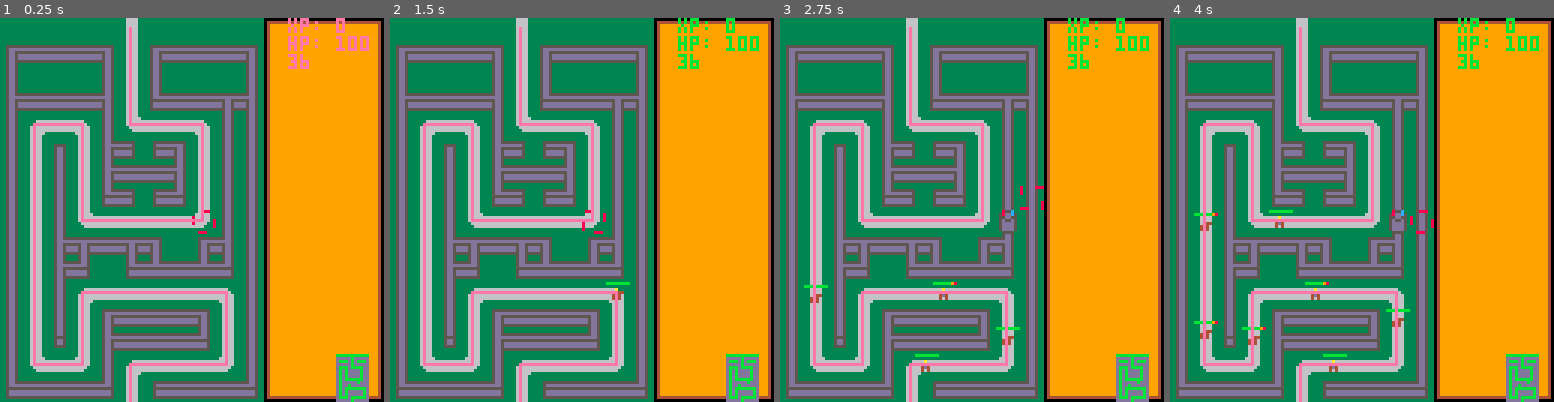
Above: before the commit, frames 1-4 (left to right).
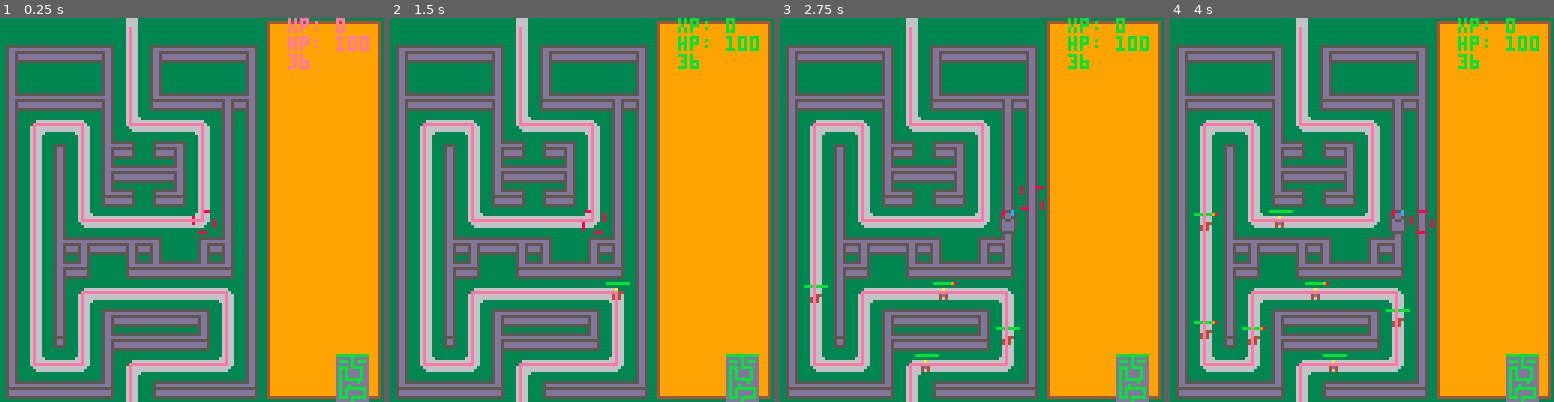
Above: after the commit, the same moments.

Repository: nfearnley/girltower
Game: PICO-8 cartridge girltower.p8
Two runs of this game, one before a commit and one after it. Both use one fixed random seed, a clock stepped at 60 frames per second and the inputs below.
Inputs:
- Up to frame 1 (0.25 s): no input
- Up to frame 2 (1.5 s): tap X (X key) at 0.33, 1.07 s; tap O (Z key) at 0.7 s
- Up to frame 3 (2.75 s): hold Right 1.6-2.1 s; tap O (Z key) at 1.7, 2.1, 2.5 s; tap X (X key) at 1.85 s; hold Up 2.15-2.42 s; hold Right from 2.47 s (still down)
- Up to frame 4 (4 s): tap O (Z key) at 2.9, 3.3, 3.7 s; tap X (X key) at 2.97 s; release Right at 3.03 s; hold Left 3.08-3.58 s; hold Down 3.63-3.97 s

The runs differ from the first frame. In frame 1, 1.9% of the frame differs, in the area x 68-100%, y 0-100%; in frame 2, 1.9%; in frame 3, 1.9%; in frame 4, 1.9%.

Commit message:
Added status frame

Diff:
--- a/girltower.p8
+++ b/girltower.p8
@@ -521,98 +521,98 @@
 24003400210202023300242d2e2e2e2f00000000000000000000000000000000000000000000000000000000000000000000000000000000000000000000000000000000000000000000000000000000000000000000000000000000000000000000000000000000000000000000000000000000000000000000000000000000
 24000000240000000000242d2e2e2e2f00000000000000000000000000000000000000000000000000000000000000000000000000000000000000000000000000000000000000000000000000000000000000000000000000000000000000000000000000000000000000000000000000000000000000000000000000000000
 31020202330001020202333d3e3e3e3f00000000000000000000000000000000000000000000000000000000000000000000000000000000000000000000000000000000000000000000000000000000000000000000000000000000000000000000000000000000000000000000000000000000000000000000000000000000
-2727272727282727272727000000000000000000000000000000000000000000000000000000000000000000000000000000000000000000000000000000000000000000000000000000000000000000000000000000000000000000000000000000000000000000000000000000000000000000000000000000000000000000
-2727272727282727272727000000000000000000000000000000000000000000000000000000000000000000000000000000000000000000000000000000000000000000000000000000000000000000000000000000000000000000000000000000000000000000000000000000000000000000000000000000000000000000
-2727272727282727272727000000000000000000000000000000000000000000000000000000000000000000000000000000000000000000000000000000000000000000000000000000000000000000000000000000000000000000000000000000000000000000000000000000000000000000000000000000000000000000
-2727272727282727272727000000000000000000000000000000000000000000000000000000000000000000000000000000000000000000000000000000000000000000000000000000000000000000000000000000000000000000000000000000000000000000000000000000000000000000000000000000000000000000
-2716171827361717182727000000000000000000000000000000000000000000000000000000000000000000000000000000000000000000000000000000000000000000000000000000000000000000000000000000000000000000000000000000000000000000000000000000000000000000000000000000000000000000
-2728272827272727282727000000000000000000000000000000000000000000000000000000000000000000000000000000000000000000000000000000000000000000000000000000000000000000000000000000000000000000000000000000000000000000000000000000000000000000000000000000000000000000
-2728272827272727282727000000000000000000000000000000000000000000000000000000000000000000000000000000000000000000000000000000000000000000000000000000000000000000000000000000000000000000000000000000000000000000000000000000000000000000000000000000000000000000
-2728272827272727282727000000000000000000000000000000000000000000000000000000000000000000000000000000000000000000000000000000000000000000000000000000000000000000000000000000000000000000000000000000000000000000000000000000000000000000000000000000000000000000
-2728273617171717382727000000000000000000000000000000000000000000000000000000000000000000000000000000000000000000000000000000000000000000000000000000000000000000000000000000000000000000000000000000000000000000000000000000000000000000000000000000000000000000
-2728272727272727272727000000000000000000000000000000000000000000000000000000000000000000000000000000000000000000000000000000000000000000000000000000000000000000000000000000000000000000000000000000000000000000000000000000000000000000000000000000000000000000
-2728272727272727272727000000000000000000000000000000000000000000000000000000000000000000000000000000000000000000000000000000000000000000000000000000000000000000000000000000000000000000000000000000000000000000000000000000000000000000000000000000000000000000
-2728271617171717171827000000000000000000000000000000000000000000000000000000000000000000000000000000000000000000000000000000000000000000000000000000000000000000000000000000000000000000000000000000000000000000000000000000000000000000000000000000000000000000
-2728272827272727272827000000000000000000000000000000000000000000000000000000000000000000000000000000000000000000000000000000000000000000000000000000000000000000000000000000000000000000000000000000000000000000000000000000000000000000000000000000000000000000
-2728272827272727272827000000000000000000000000000000000000000000000000000000000000000000000000000000000000000000000000000000000000000000000000000000000000000000000000000000000000000000000000000000000000000000000000000000000000000000000000000000000000000000
-2736173827161717173827000000000000000000000000000000000000000000000000000000000000000000000000000000000000000000000000000000000000000000000000000000000000000000000000000000000000000000000000000000000000000000000000000000000000000000000000000000000000000000
-2727272727282727272727000000000000000000000000000000000000000000000000000000000000000000000000000000000000000000000000000000000000000000000000000000000000000000000000000000000000000000000000000000000000000000000000000000000000000000000000000000000000000000
-…(79 lines of a section not shown)…
+2727272727282727272727272727272700000000000000000000000000000000000000000000000000000000000000000000000000000000000000000000000000000000000000000000000000000000000000000000000000000000000000000000000000000000000000000000000000000000000000000000000000000000
+2727272727282727272727272727272700000000000000000000000000000000000000000000000000000000000000000000000000000000000000000000000000000000000000000000000000000000000000000000000000000000000000000000000000000000000000000000000000000000000000000000000000000000
+2727272727282727272727272727272700000000000000000000000000000000000000000000000000000000000000000000000000000000000000000000000000000000000000000000000000000000000000000000000000000000000000000000000000000000000000000000000000000000000000000000000000000000
+2727272727282727272727272727272700000000000000000000000000000000000000000000000000000000000000000000000000000000000000000000000000000000000000000000000000000000000000000000000000000000000000000000000000000000000000000000000000000000000000000000000000000000
+2716171827361717182727272727272700000000000000000000000000000000000000000000000000000000000000000000000000000000000000000000000000000000000000000000000000000000000000000000000000000000000000000000000000000000000000000000000000000000000000000000000000000000
+2728272827272727282727272727272700000000000000000000000000000000000000000000000000000000000000000000000000000000000000000000000000000000000000000000000000000000000000000000000000000000000000000000000000000000000000000000000000000000000000000000000000000000
+2728272827272727282727272727272700000000000000000000000000000000000000000000000000000000000000000000000000000000000000000000000000000000000000000000000000000000000000000000000000000000000000000000000000000000000000000000000000000000000000000000000000000000
+2728272827272727282727272727272700000000000000000000000000000000000000000000000000000000000000000000000000000000000000000000000000000000000000000000000000000000000000000000000000000000000000000000000000000000000000000000000000000000000000000000000000000000
+2728273617171717382727272727272700000000000000000000000000000000000000000000000000000000000000000000000000000000000000000000000000000000000000000000000000000000000000000000000000000000000000000000000000000000000000000000000000000000000000000000000000000000
+2728272727272727272727272727272700000000000000000000000000000000000000000000000000000000000000000000000000000000000000000000000000000000000000000000000000000000000000000000000000000000000000000000000000000000000000000000000000000000000000000000000000000000
+2728272727272727272727272727272700000000000000000000000000000000000000000000000000000000000000000000000000000000000000000000000000000000000000000000000000000000000000000000000000000000000000000000000000000000000000000000000000000000000000000000000000000000
+2728271617171717171827272727272700000000000000000000000000000000000000000000000000000000000000000000000000000000000000000000000000000000000000000000000000000000000000000000000000000000000000000000000000000000000000000000000000000000000000000000000000000000
+2728272827272727272827272727272700000000000000000000000000000000000000000000000000000000000000000000000000000000000000000000000000000000000000000000000000000000000000000000000000000000000000000000000000000000000000000000000000000000000000000000000000000000
+2728272827272727272827272727272700000000000000000000000000000000000000000000000000000000000000000000000000000000000000000000000000000000000000000000000000000000000000000000000000000000000000000000000000000000000000000000000000000000000000000000000000000000
+2736173827161717173827272727272700000000000000000000000000000000000000000000000000000000000000000000000000000000000000000000000000000000000000000000000000000000000000000000000000000000000000000000000000000000000000000000000000000000000000000000000000000000
+2727272727282727272727272727272700000000000000000000000000000000000000000000000000000000000000000000000000000000000000000000000000000000000000000000000000000000000000000000000000000000000000000000000000000000000000000000000000000000000000000000000000000000
+…(79 lines of a section not shown)…
